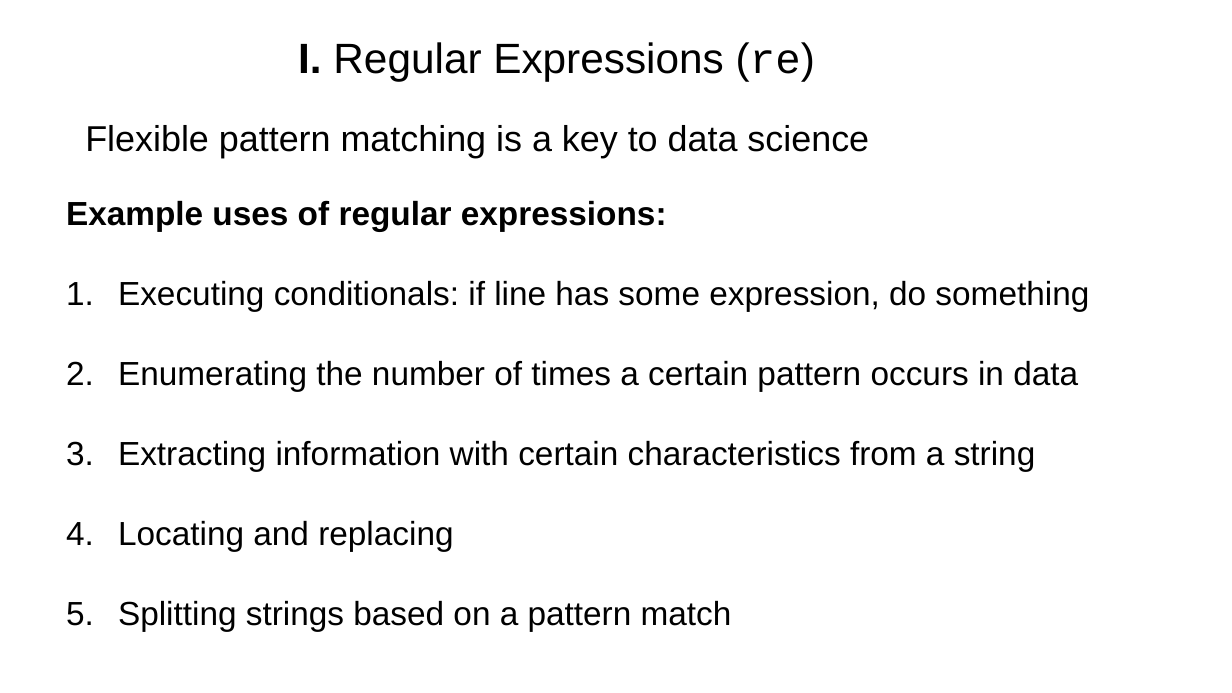
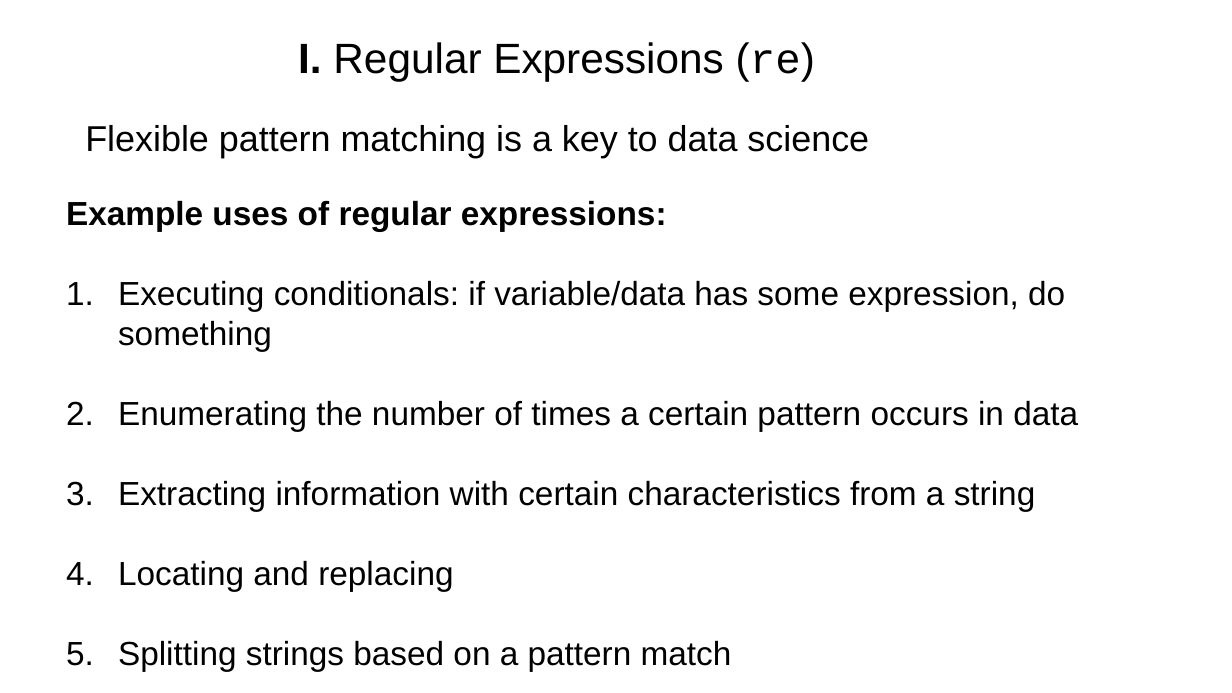
Before and after one commit to tparchman/F24_BIOL792, a slide deck: slide 7 of week9_python4/week9_python4.pptx. Drawn at 1232x693 pixels with LibreOffice and Linux fonts; fonts in the diff are those of the drawing. Boxes give left, top, right and bottom in pixels: in the first picture for what was removed or moved away, otherwise in the second. Text is boxed around its words. In the diff, an @@ line names an element or a change of style, - is before the commit and + after.

```diff
--- a/week9_python4/week9_python4.pptx
+++ b/week9_python4/week9_python4.pptx
@@ text at bbox=[118, 280, 1065, 351]: text changed @@
-1. Executing conditionals: if line has some expression, do something
+1. Executing conditionals: if variable/data has some expression, do something
```
Also in this commit, not shown: 3 other slides changed, 2 other files.
